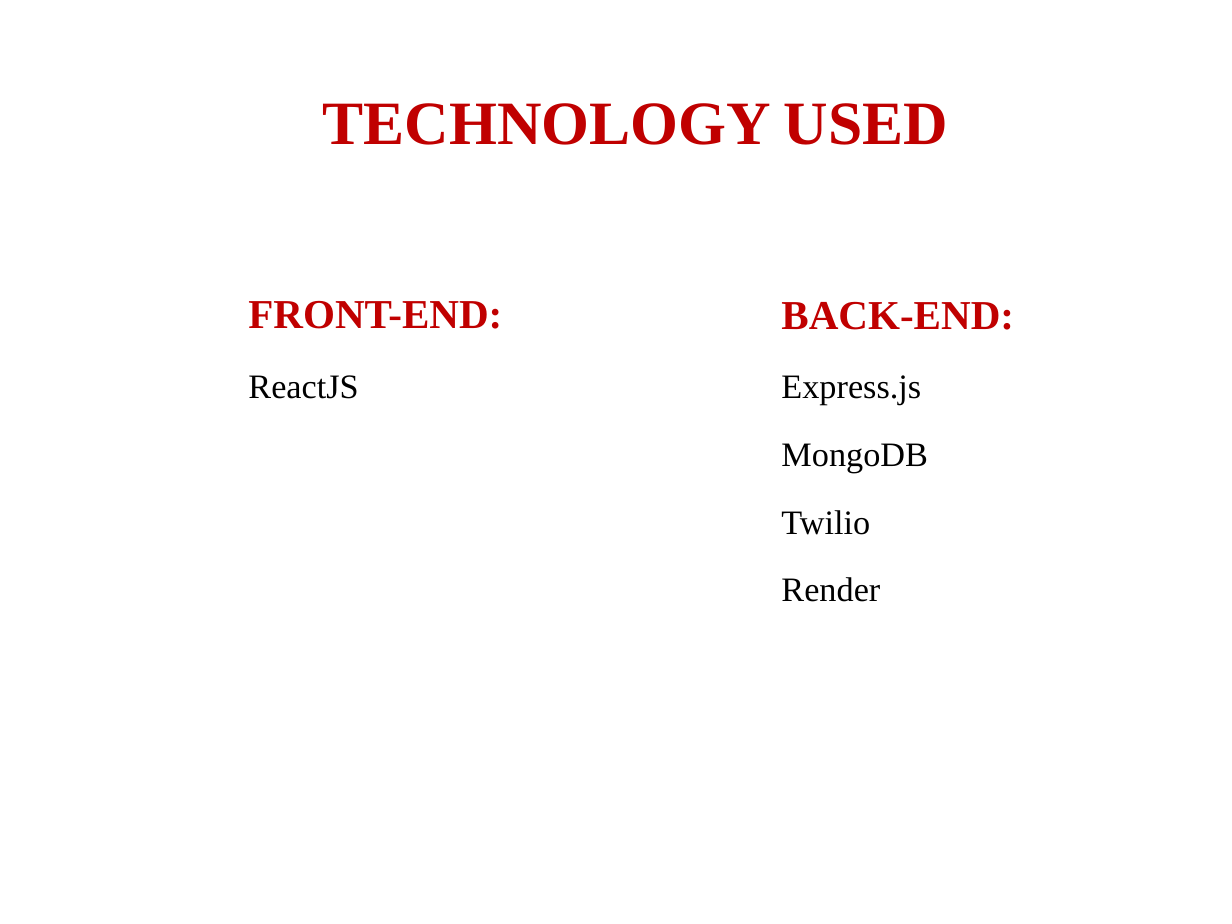
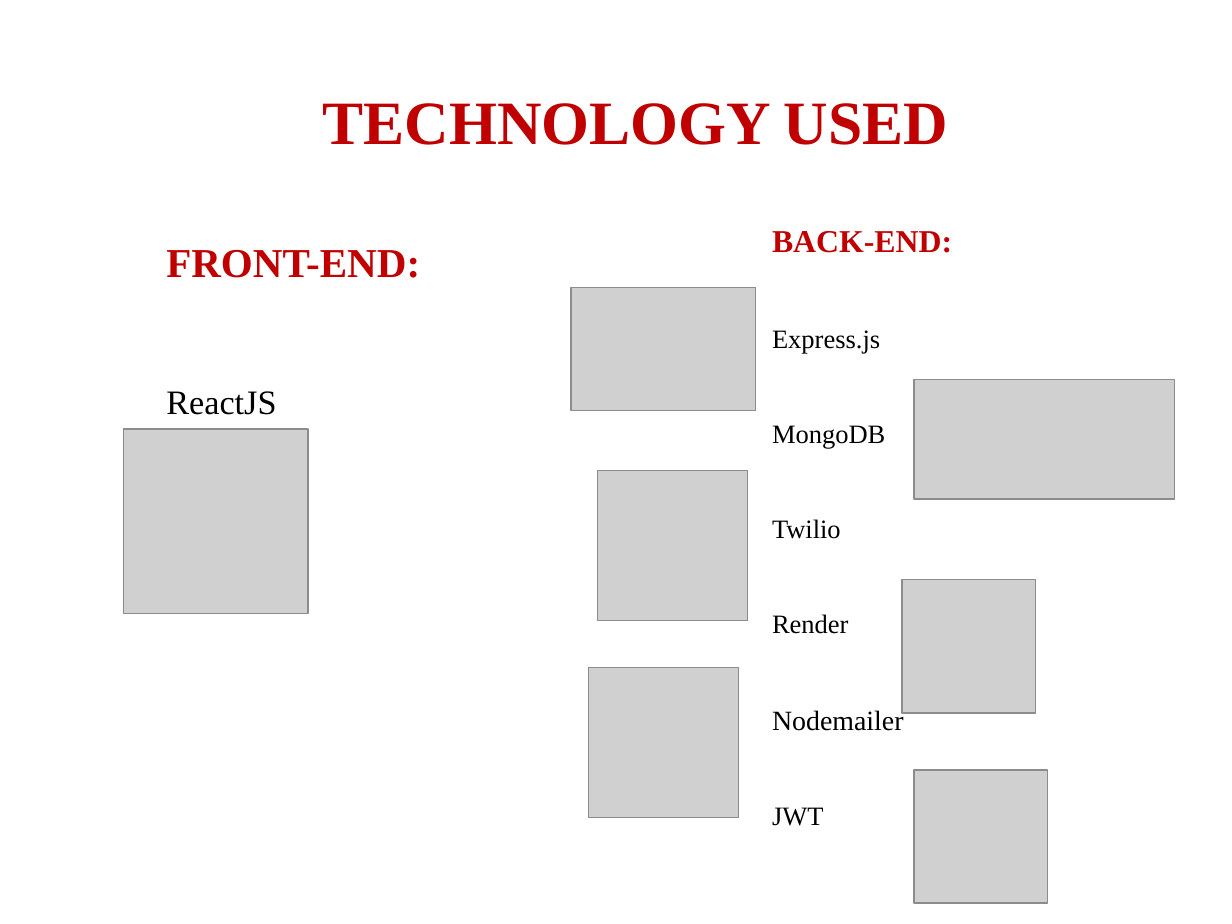
Before and after one commit to Immanuvel1207/Employee-Management-System, a slide deck: slide 7 of Employee-management-system.pptx. Drawn at 1232x924 pixels with LibreOffice and Linux fonts; fonts in the diff are those of the drawing; grey boxes stand for pictures; background and template pictures are left out. Boxes give left, top, right and bottom in pixels: in the first picture for what was removed or moved away, otherwise in the second. Text is boxed around its words. In the diff, an @@ line names an element or a change of style, - is before the commit and + after.

```diff
--- a/Employee-management-system.pptx
+++ b/Employee-management-system.pptx
@@ text "FRONT-END:" rewrapped from (248, 301, 502, 399) to (166, 249, 420, 415) @@
@@ text "BACK-END:": place and size @@
-text "BACK-END:" at (781, 301, 1014, 602)
+text "BACK-END:" at (772, 231, 952, 826)
@@ text at (772, 231, 952, 634): size 24 to 18.6 pt in "BACK-END:"; size 20 to 15.5 pt in "Express.js", "MongoDB", "Twilio", "Render"; line spacing 1.5 to 1.3 @@
@@ picture added at (570, 287, 755, 410) @@
@@ picture added at (914, 379, 1174, 499) @@
@@ picture added at (123, 429, 308, 614) @@
@@ picture added at (598, 471, 748, 621) @@
@@ picture added at (902, 580, 1035, 713) @@
@@ picture added at (589, 668, 739, 818) @@
@@ text at (772, 709, 904, 826): paragraphs added @@
+Nodemailer
+JWT
@@ picture added at (914, 770, 1047, 903) @@
```
Also in this commit, not shown: 2 other slides changed, 12 slides added, 4 slides removed, 19 other files.
